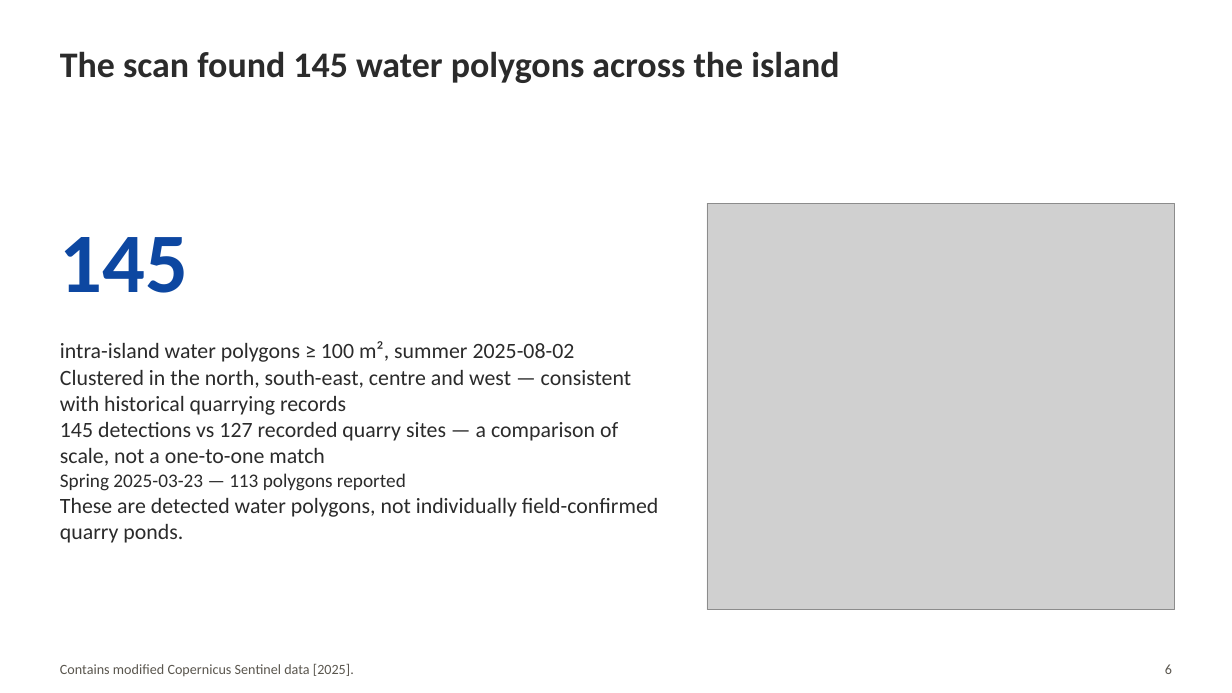
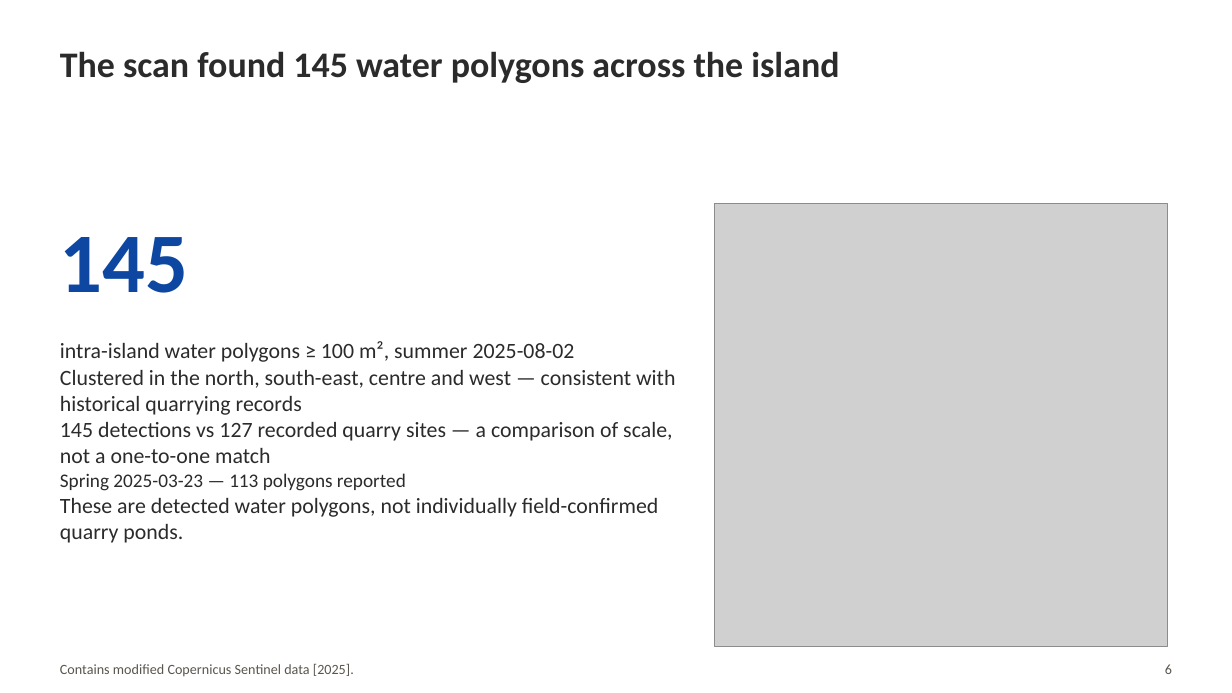
Before and after one commit to mopinfish/geo-laboratory, a slide deck: slide 6 of docs/presentations/exp002_kitagi_foss4g2026_presentation.pptx. Drawn at 1232x693 pixels with LibreOffice and Linux fonts; fonts in the diff are those of the drawing; grey boxes stand for pictures. Boxes give left, top, right and bottom in pixels: in the first picture for what was removed or moved away, otherwise in the second. Text is boxed around its words. In the diff, an @@ line names an element or a change of style, - is before the commit and + after.

```diff
--- a/docs/presentations/exp002_kitagi_foss4g2026_presentation.pptx
+++ b/docs/presentations/exp002_kitagi_foss4g2026_presentation.pptx
@@ picture resized from (x1=707, y1=203, x2=1175, y2=610) to (x1=714, y1=203, x2=1167, y2=647) @@
@@ text "intra-island water polygons ≥ 100 ..." rewrapped from (x1=60, y1=341, x2=659, y2=543) to (x1=60, y1=341, x2=675, y2=543) @@
```
Also in this commit, not shown: 2 other slides changed, 13 other files.
